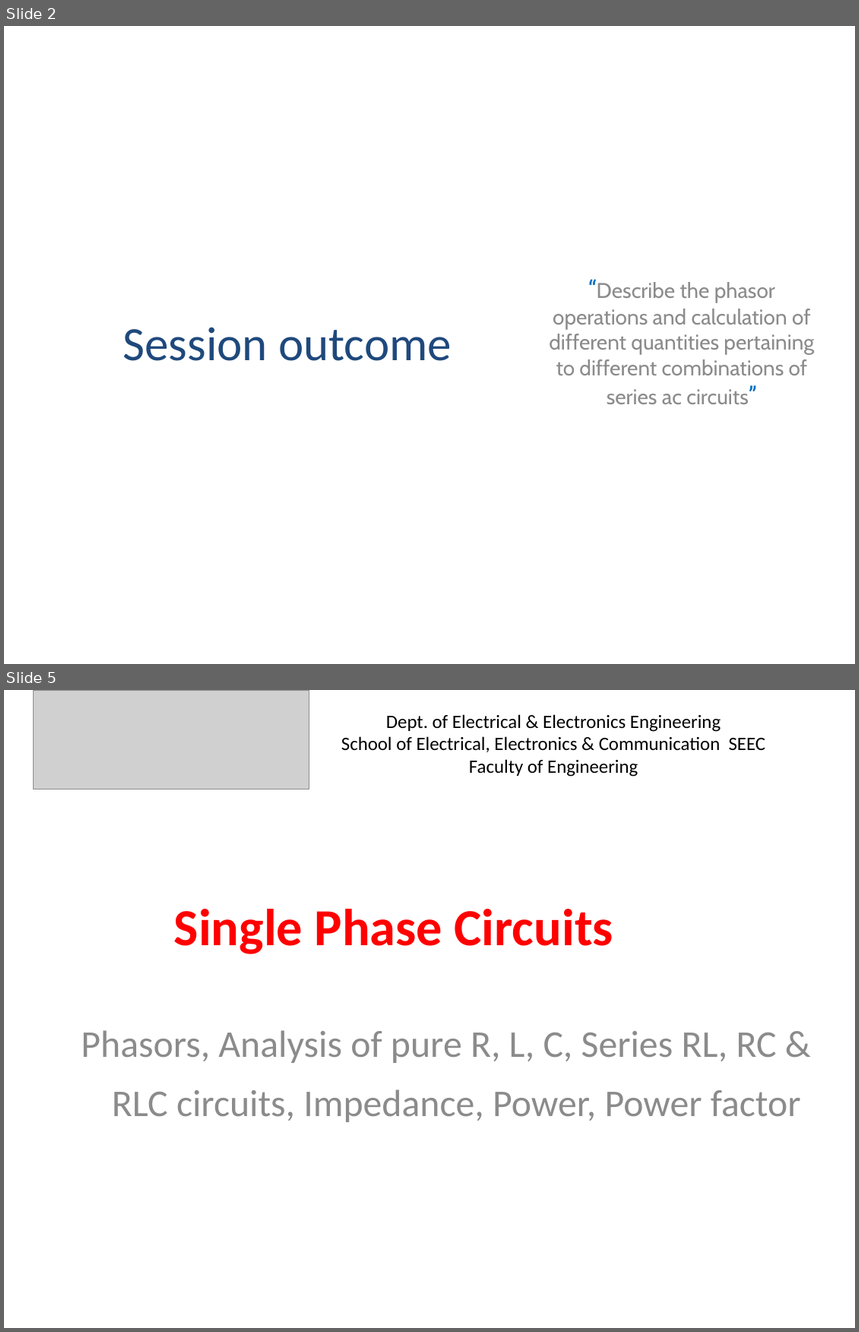
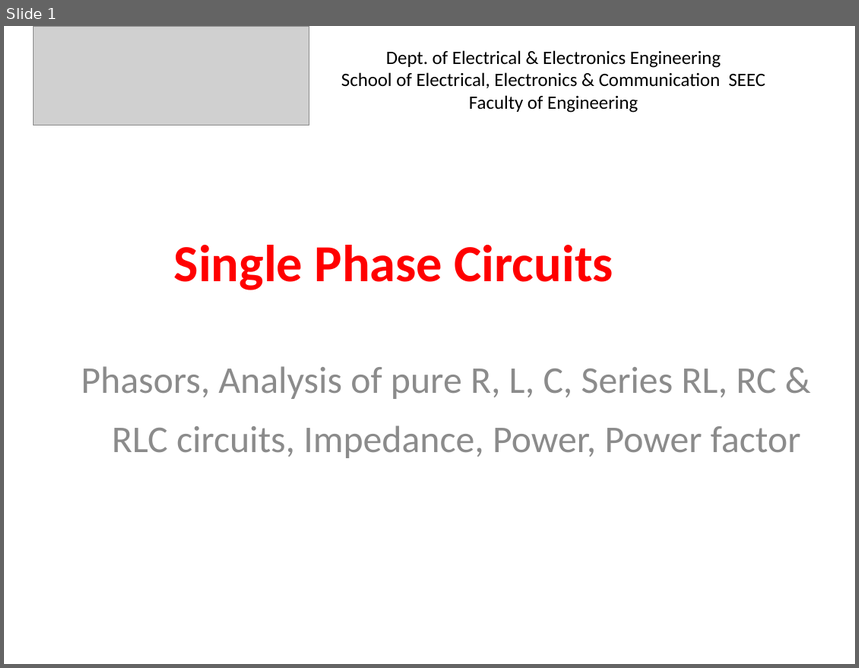
Before and after one commit to viktorexe/Chemistry-Cycle, a slide deck: EES/L12.pptx. Shown one above the other, each under a label of ours: slides 2 and 5 before the commit, slide 1 after it; the slides between them are not shown. The pictures are 859x1332 and 859x668 pixels, drawn with LibreOffice and Linux fonts; fonts in the diff are those of the drawing; grey boxes stand for pictures. Boxes give left, top, right and bottom in pixels: in the first picture for what was removed or moved away, otherwise in the second. Text is boxed around its words. In the diff, an @@ line names an element or a change of style, - is before the commit and + after.

```diff
--- a/EES/L12.pptx
+++ b/EES/L12.pptx
@@ slide 2 removed at bbox=[4, 26, 855, 664], background #FFFFFF @@
@@ subtitle removed at bbox=[549, 282, 814, 404] @@
-“Describe the phasor operations and calculation of different quantities pertaining to different combinations of series ac circuits”
@@ title removed at bbox=[123, 327, 452, 361] @@
-Session outcome
@@ what was slide 5 is now slide 1 @@
```
Also in this commit, not shown: 3 other slides removed, 17 other files.
